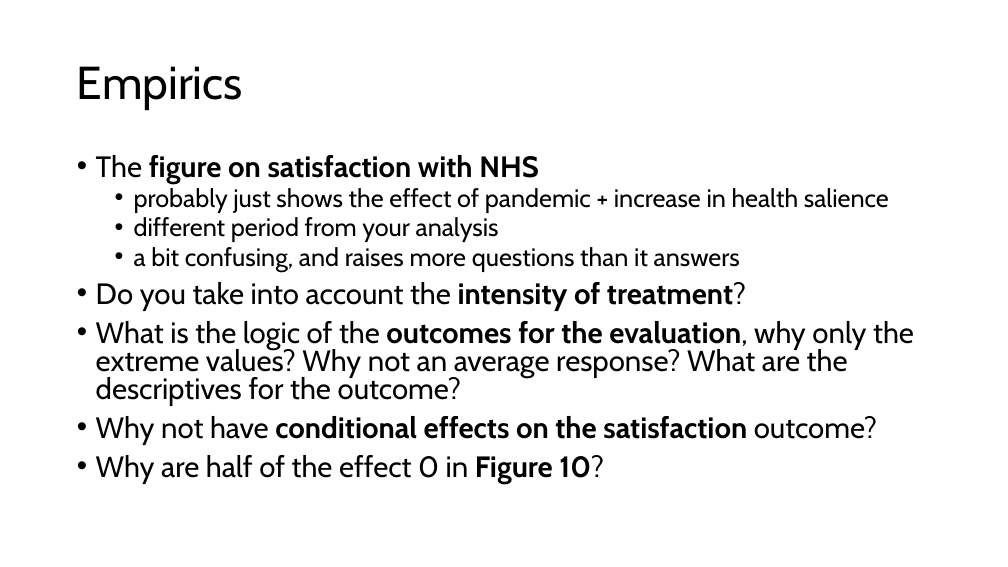
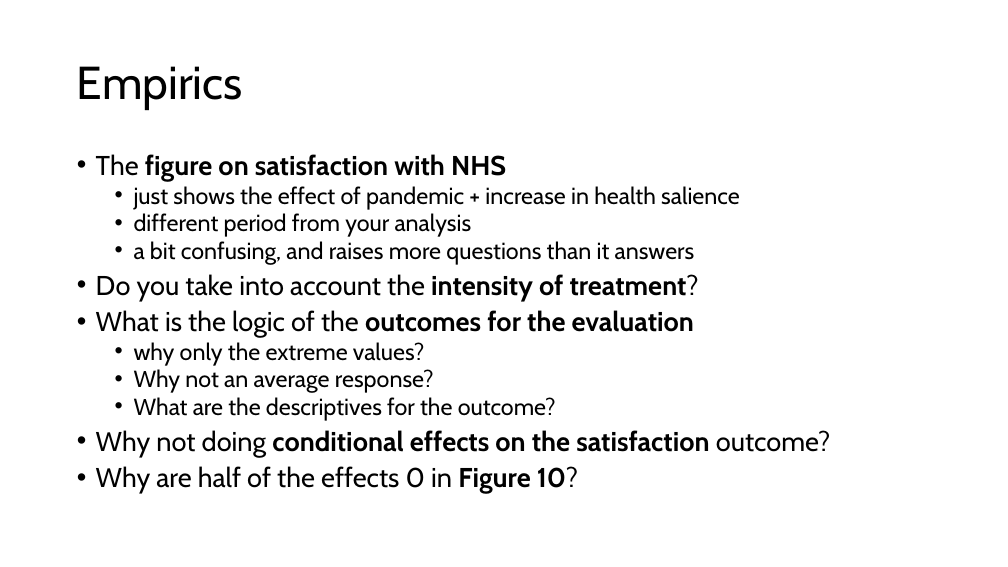
Before and after one commit to colomboeui/conferences, a slide deck: slide 5 of dickson.pptx. Drawn at 1008x567 pixels with LibreOffice and Linux fonts; fonts in the diff are those of the drawing. Boxes give left, top, right and bottom in pixels: in the first picture for what was removed or moved away, otherwise in the second. Text is boxed around its words. In the diff, an @@ line names an element or a change of style, - is before the commit and + after.

```diff
--- a/dickson.pptx
+++ b/dickson.pptx
@@ text at (x1=96, y1=154, x2=699, y2=301): size 28 to 25.9 pt in "The figure on satisfaction with NHS", "Do you take into account the intensity ..."; size 24 to 22.2 pt in "different period from your analysis", "a bit confusing, and raises more questions ..." @@
@@ text at (x1=134, y1=186, x2=740, y2=210): text changed; size 24 to 22.2 pt @@
-  • probably just shows the effect of pandemic + increase in health salience
+  • just shows the effect of pandemic + increase in health salience
@@ text at (x1=96, y1=310, x2=830, y2=494): text changed; size 28 to 25.9 pt @@
-• What is the logic of the outcomes for the evaluation, why only the extreme values? Why not an average response? What are the descriptives for the outcome?
-• Why not have conditional effects on the satisfaction outcome?
-• Why are half of the effect 0 in Figure 10?
+• What is the logic of the outcomes for the evaluation
+  • why only the extreme values?
+  • Why not an average response?
+  • What are the descriptives for the outcome?
+• Why not doing conditional effects on the satisfaction outcome?
+• Why are half of the effects 0 in Figure 10?
```
Also in this commit, not shown: 3 other slides changed.
